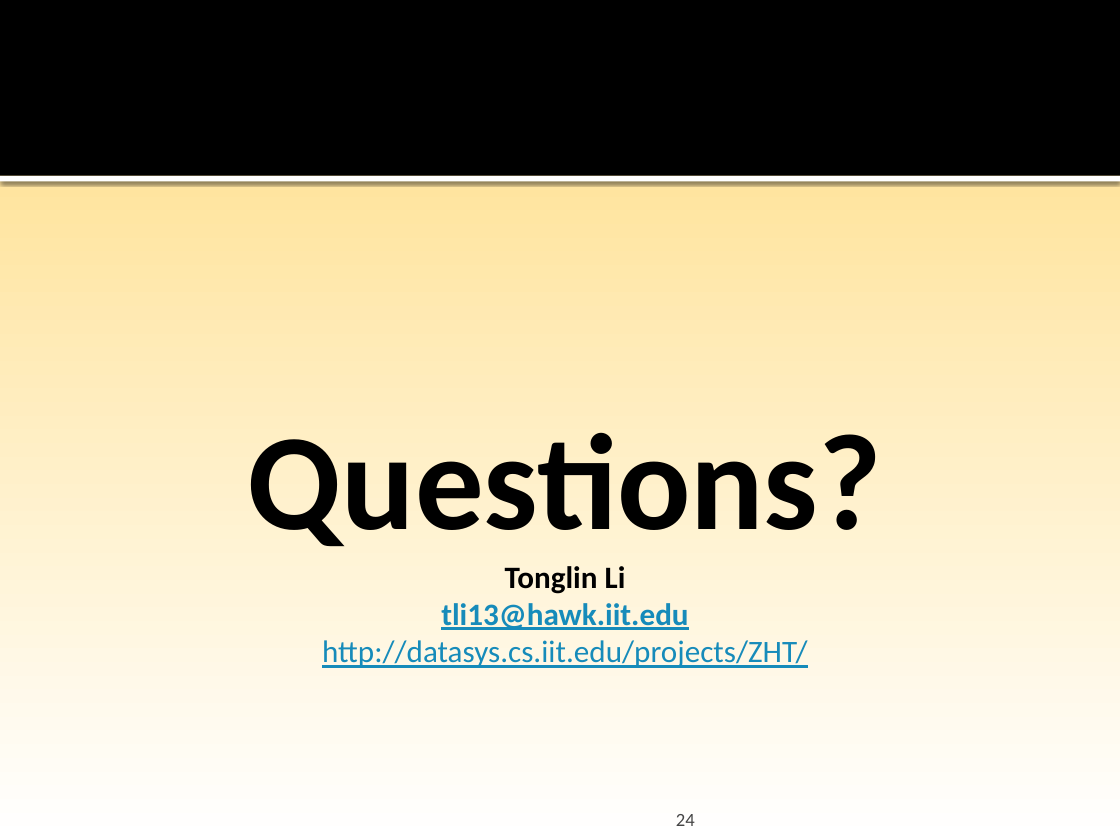
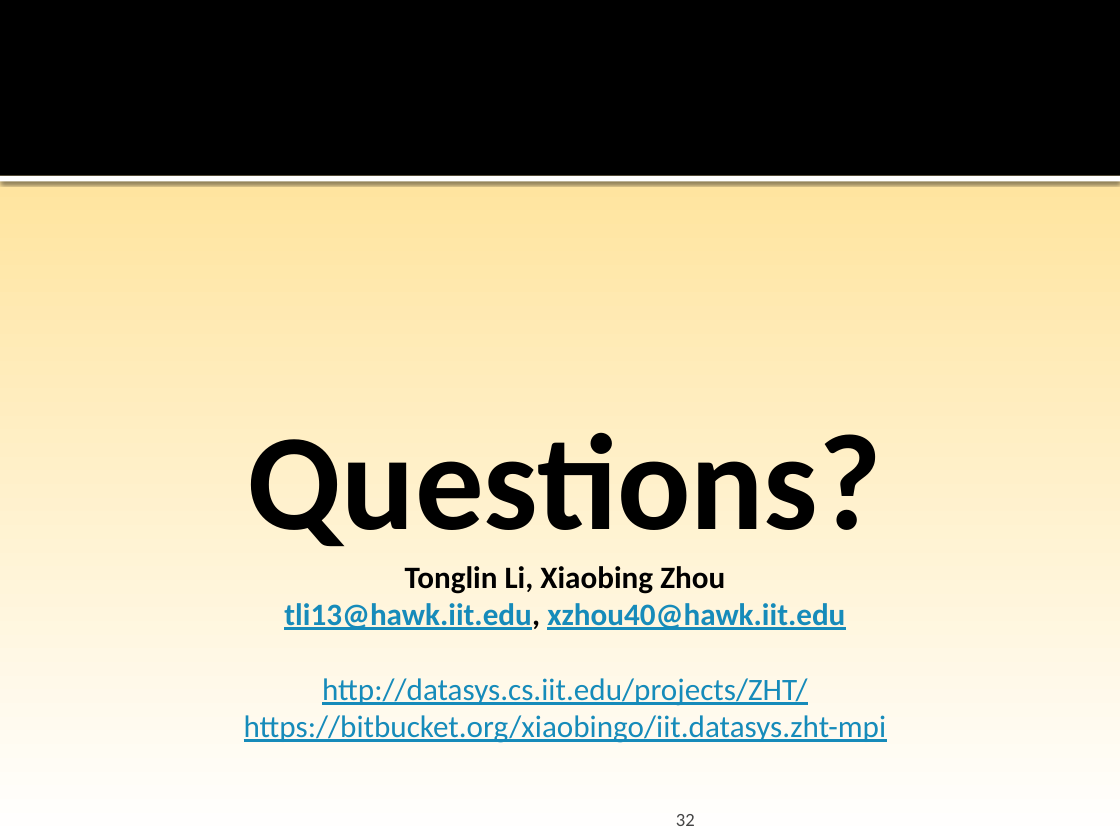
Before and after one commit to datasys/zht, a slide deck: slide 32 of doc/ZHT-dev-tutorial-CS554@cs.iit.pptx (slide 24 before the commit). Drawn at 1120x840 pixels with LibreOffice and Linux fonts; fonts in the diff are those of the drawing; background and template pictures are left out. Boxes give left, top, right and bottom in pixels: in the first picture for what was removed or moved away, otherwise in the second. Text is boxed around its words. In the diff, an @@ line names an element or a change of style, - is before the commit and + after.

```diff
--- a/doc/ZHT-dev-tutorial-CS554@cs.iit.pptx
+++ b/doc/ZHT-dev-tutorial-CS554@cs.iit.pptx
@@ text at [284, 566, 845, 630]: text changed @@
-Tonglin Li
-tli13@hawk.iit.edu
+Tonglin Li, Xiaobing Zhou
+tli13@hawk.iit.edu, xzhou40@hawk.iit.edu
@@ text at [244, 715, 887, 743]: paragraph added @@
+https://bitbucket.org/xiaobingo/iit.datasys.zht-mpi
@@ page number at [676, 814, 695, 826]: text changed @@
-24
+32
```
Also in this commit, not shown: 1 other slide changed, 8 slides added, 1 other file.
